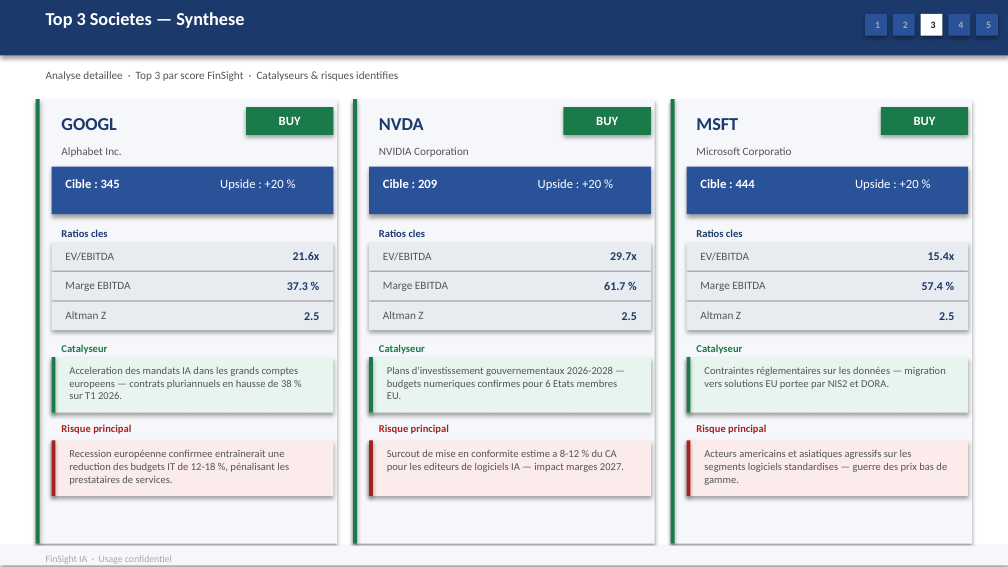
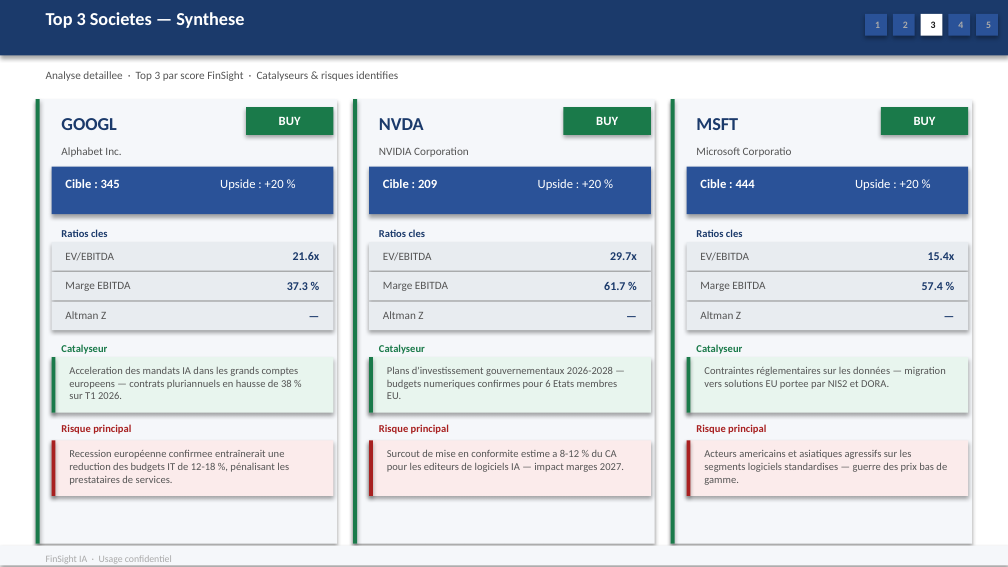
Before and after one commit to baptistejeh07-art/finsight-ia, a slide deck: slide 13 of preview/secteur_Technology_S&P_500/secteur_Technology_S&P_500.pptx. Drawn at 1008x567 pixels with LibreOffice and Linux fonts; fonts in the diff are those of the drawing. Boxes give left, top, right and bottom in pixels: in the first picture for what was removed or moved away, otherwise in the second. Text is boxed around its words. In the diff, an @@ line names an element or a change of style, - is before the commit and + after.

```diff
--- a/preview/secteur_Technology_S&P_500/secteur_Technology_S&P_500.pptx
+++ b/preview/secteur_Technology_S&P_500/secteur_Technology_S&P_500.pptx
@@ text at bbox=[304, 312, 319, 320]: text changed @@
-2.5
+—
@@ text at bbox=[622, 312, 637, 320]: text changed @@
-2.5
+—
@@ text at bbox=[939, 312, 954, 320]: text changed @@
-2.5
+—
```
Also in this commit, not shown: 2 other files.
